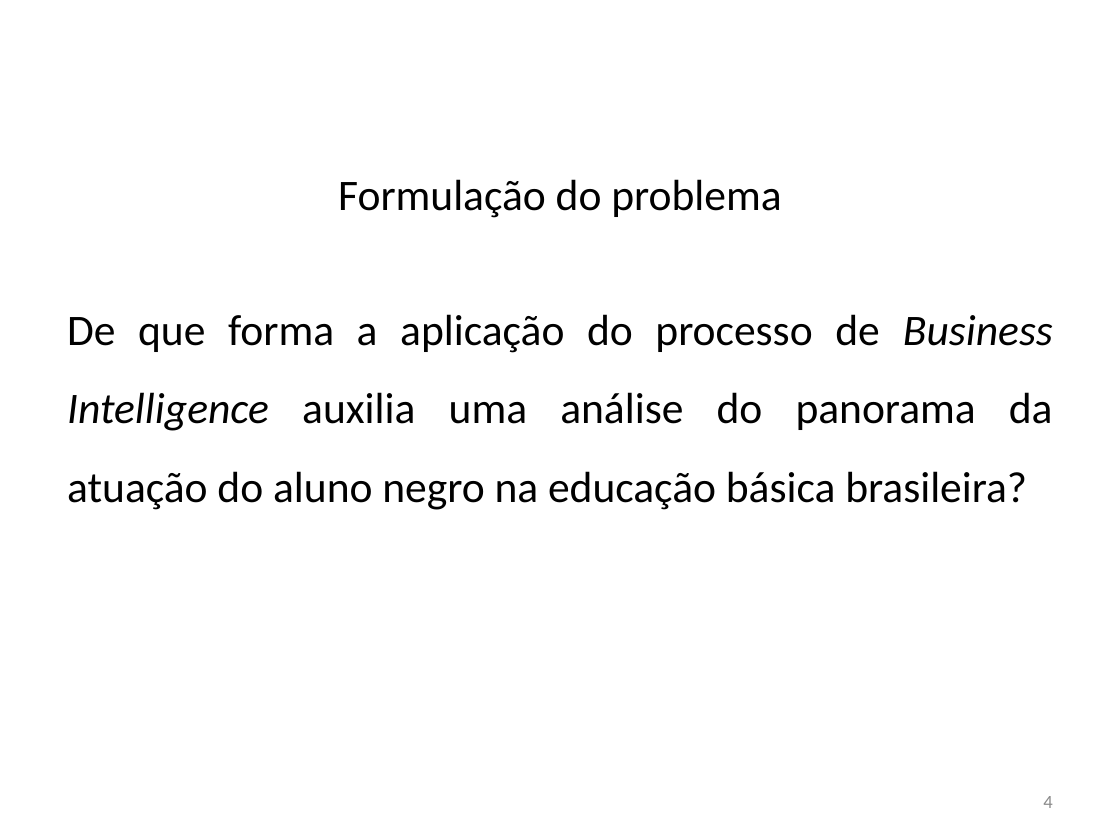
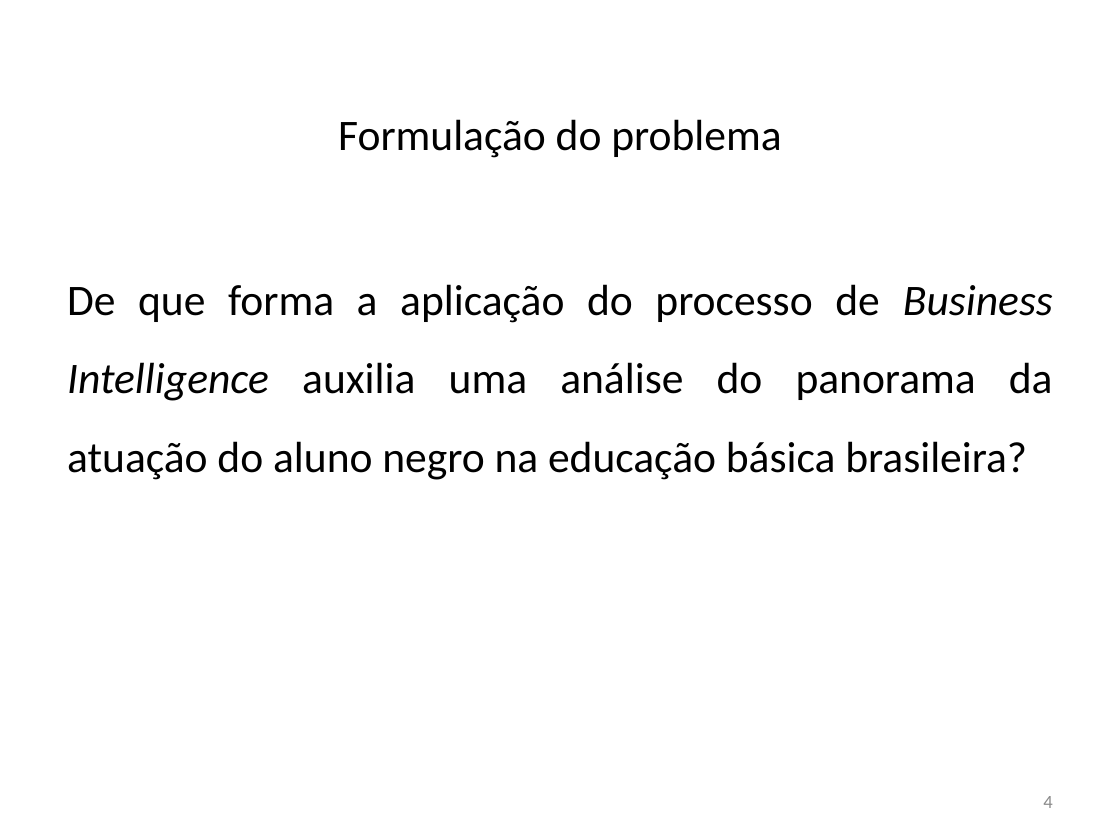
Before and after one commit to krieggerms/Analise-da-Insercao-do-Aluno-Negro-com-BI, a slide deck: slide 4 of APRESENTAÇÃO TCC.pptx. Drawn at 1120x840 pixels with LibreOffice and Linux fonts; fonts in the diff are those of the drawing; background and template pictures are left out. Boxes give left, top, right and bottom in pixels: in the first picture for what was removed or moved away, otherwise in the second. Text is boxed around its words. In the diff, an @@ line names an element or a change of style, - is before the commit and + after.

```diff
--- a/APRESENTAÇÃO TCC.pptx
+++ b/APRESENTAÇÃO TCC.pptx
@@ title "Formulação do problema": place and size @@
-title "Formulação do problema" at bbox=[338, 179, 781, 218]
+title "Formulação do problema" at bbox=[338, 119, 781, 158]
@@ text "De que forma a aplicação ...": place and size @@
-text "De que forma a aplicação ..." at bbox=[67, 314, 1053, 510]
+text "De que forma a aplicação ..." at bbox=[67, 284, 1053, 480]
```
Also in this commit, not shown: 16 other slides changed, 1 other file.
